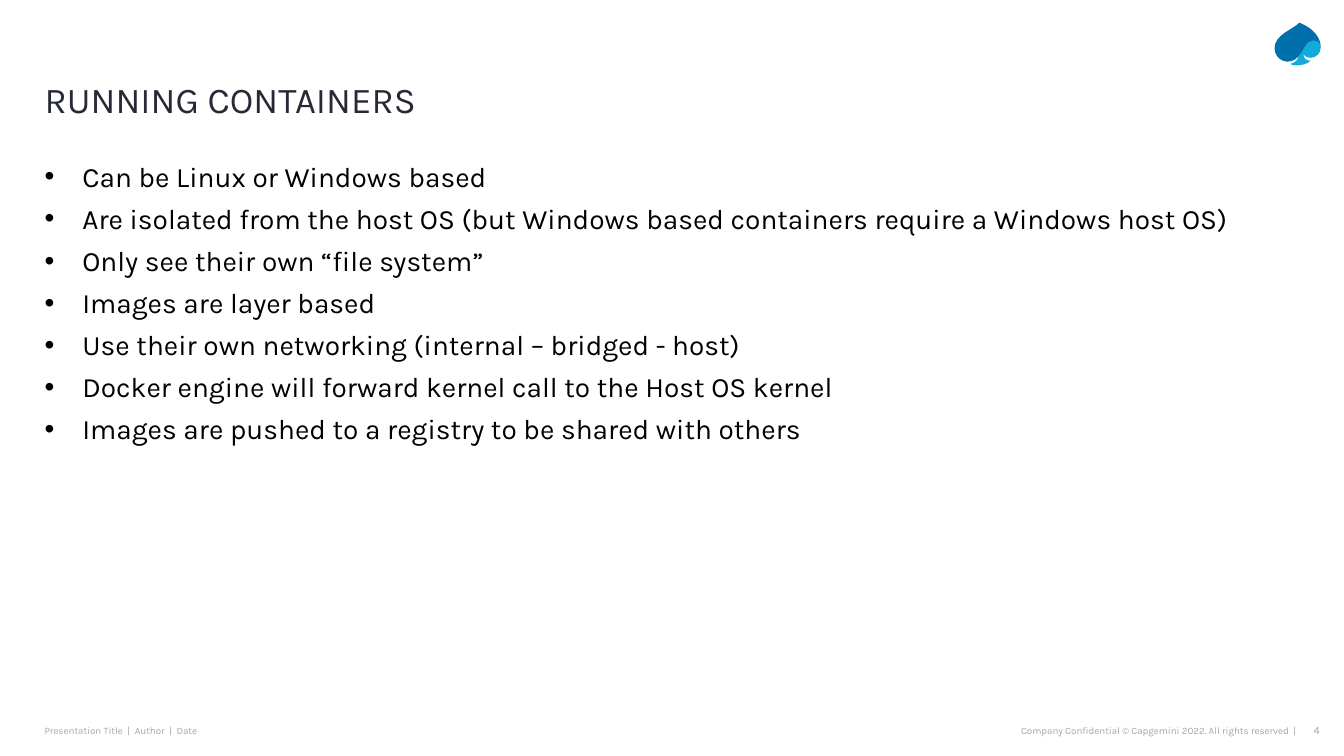
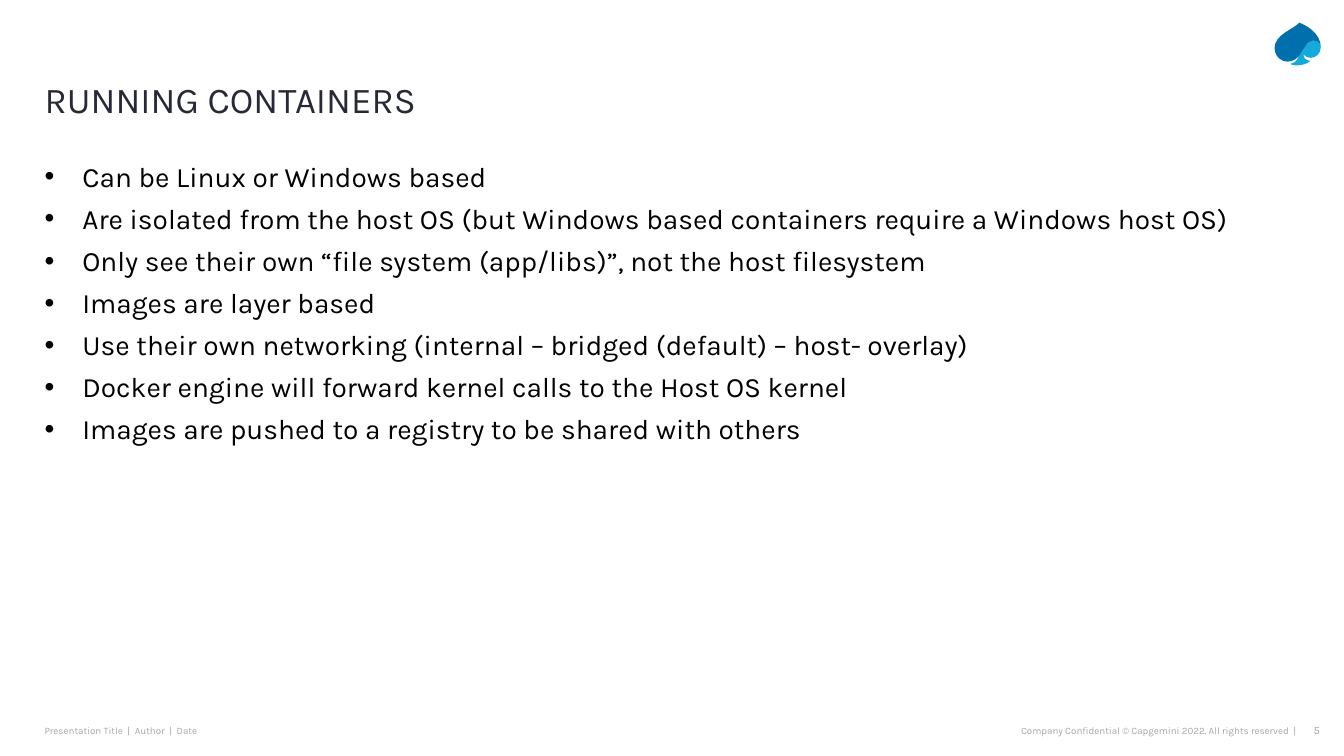
Before and after one commit to gvangeel/dotnet-loves-docker, a slide deck: slide 5 of docs/NET ❤ Docker.pptx (slide 4 before the commit). Drawn at 1344x756 pixels with LibreOffice and Linux fonts; fonts in the diff are those of the drawing. Boxes give left, top, right and bottom in pixels: in the first picture for what was removed or moved away, otherwise in the second. Text is boxed around its words. In the diff, an @@ line names an element or a change of style, - is before the commit and + after.

Commit message:
Updated presentation

```diff
--- a/docs/NET ❤ Docker.pptx
+++ b/docs/NET ❤ Docker.pptx
@@ text at box(82, 250, 925, 278): text changed @@
-• Only see their own “file system”
+• Only see their own “file system (app/libs)”, not the host filesystem
@@ text at box(82, 334, 967, 404): text changed @@
-• Use their own networking (internal – bridged - host)
-• Docker engine will forward kernel call to the Host OS kernel
+• Use their own networking (internal – bridged (default) – host- overlay)
+• Docker engine will forward kernel calls to the Host OS kernel
@@ page number at box(1314, 727, 1320, 734): text changed @@
-4
+5
```
Also in this commit, not shown: 1 slide added.
